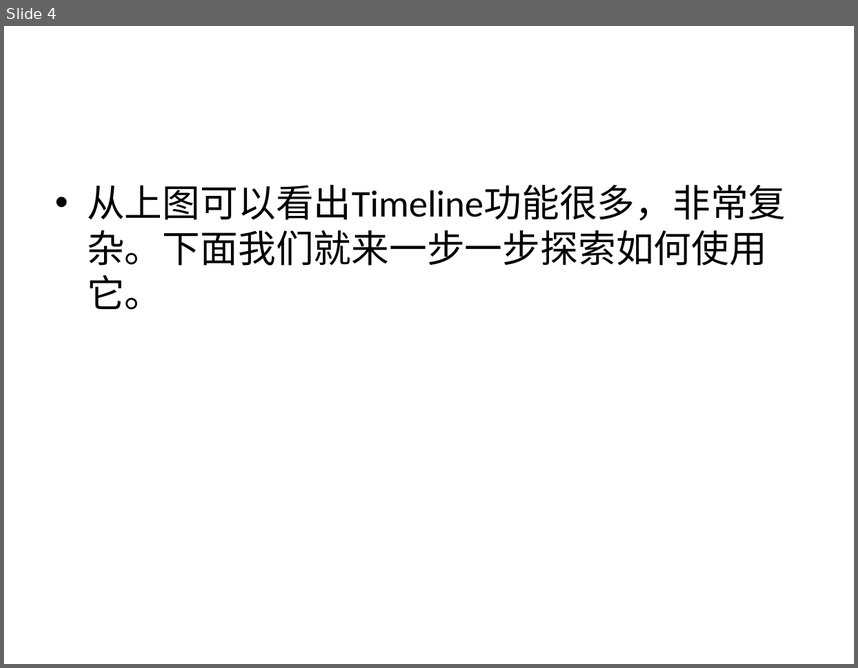
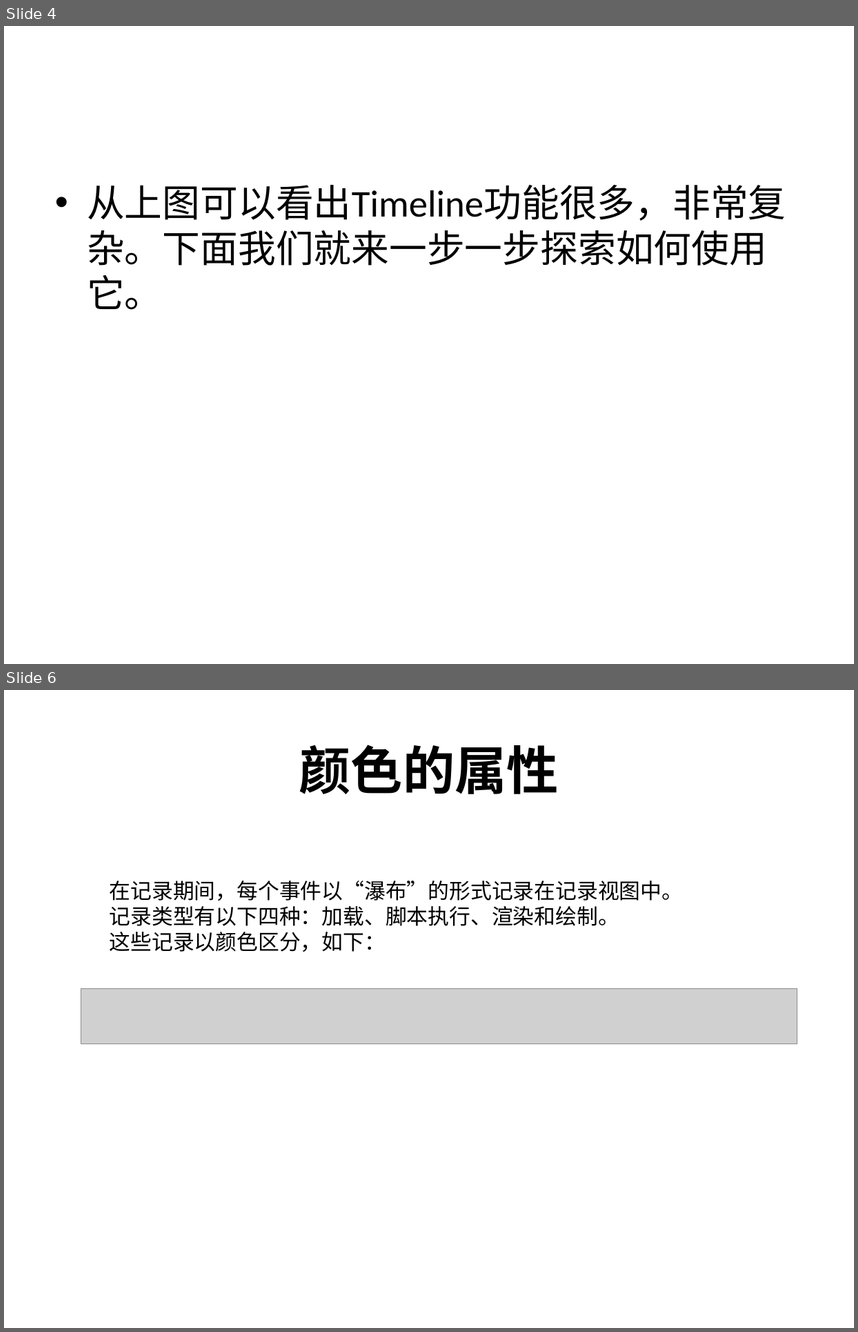
Before and after one commit to lazy-lazy/yolo, a slide deck: public/images/使用chrome进行渲染分析.pptx. Shown one above the other, each under a label of ours: slide 4 before the commit, slides 4 and 6 after it; the slides between them are not shown. The pictures are 858x668 and 858x1332 pixels, drawn with LibreOffice and Linux fonts; fonts in the diff are those of the drawing; grey boxes stand for pictures; background and template pictures are left out. Boxes give left, top, right and bottom in pixels: in the first picture for what was removed or moved away, otherwise in the second. Text is boxed around its words. In the diff, an @@ line names an element or a change of style, - is before the commit and + after.

```diff
--- a/public/images/使用chrome进行渲染分析.pptx
+++ b/public/images/使用chrome进行渲染分析.pptx
@@ slide 6 added at (4,690,854,1328), background picture (left out) @@
@@ title added at (299,745,559,794), 44 pt, text #000000, bold @@
+颜色的属性
@@ text added at (110,880,684,952), 18 pt, text #000000 @@
+在记录期间，每个事件以“瀑布”的形式记录在记录视图中。
+记录类型有以下四种：加载、脚本执行、渲染和绘制。
+这些记录以颜色区分，如下：
@@ picture added at (81,988,798,1044) @@
```
Also in this commit, not shown: 1 slide changed, 13 other slides added, 1 slide removed.
